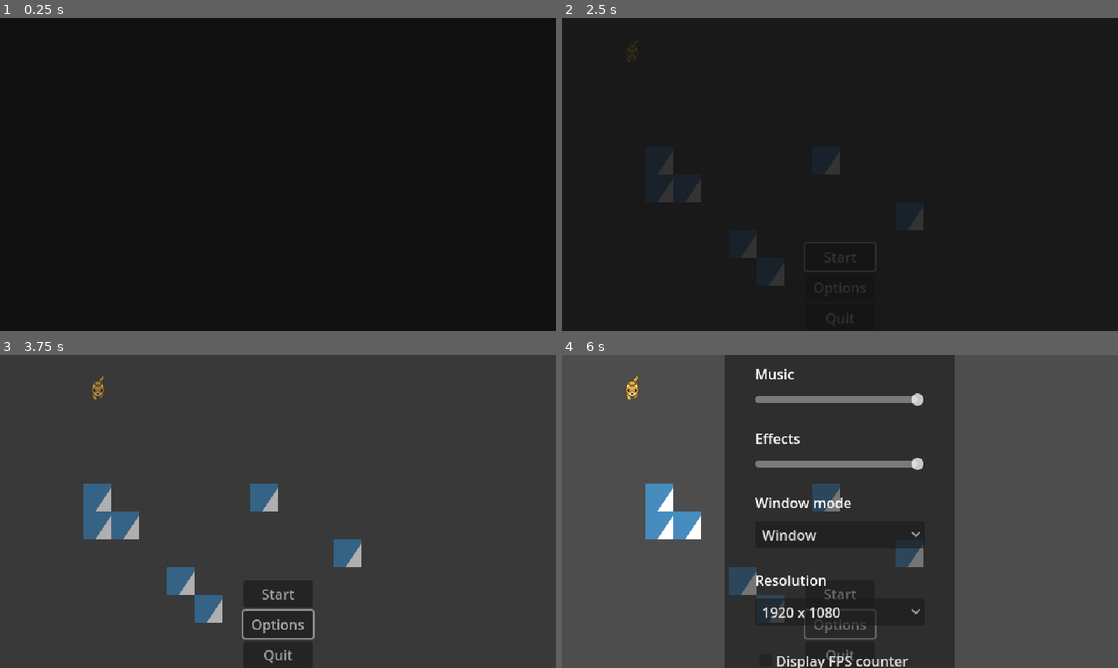
Above: before the commit, frames 1-4 (two rows, left to right).
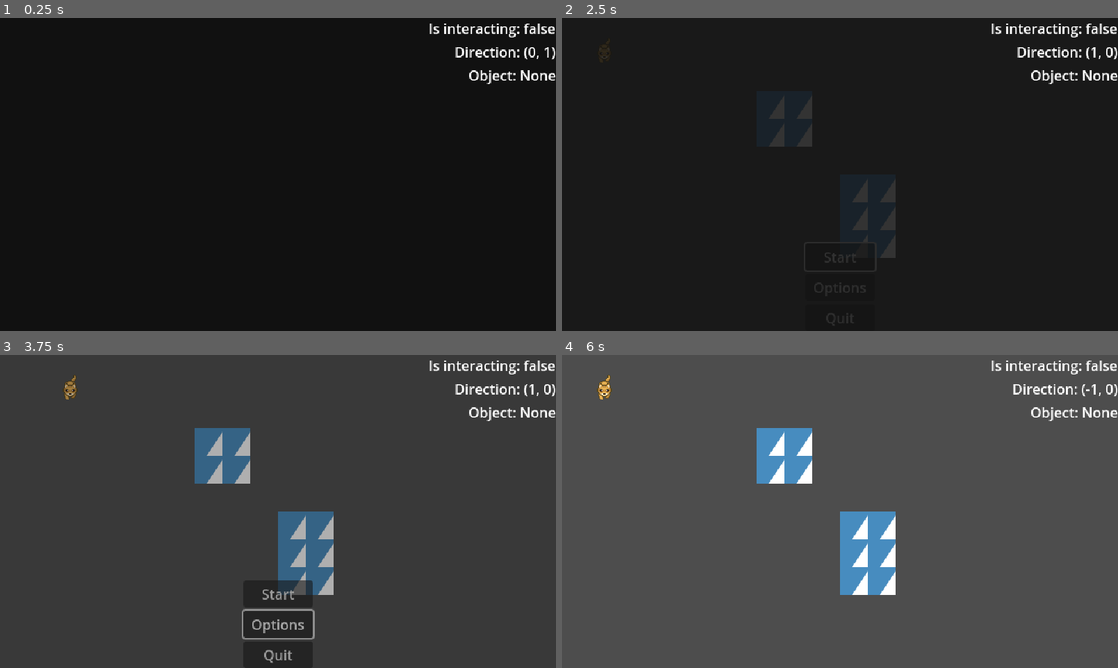
Above: after the commit, the same moments.

Repository: DSGDSR/GWJ-66
Game: Godot game, scene res://main_tree.tscn
The game is run twice, just before and just after one commit, with the same random seed, the same clock (stepped at 60 frames per second) and the same inputs. The engine's default icon, where the game draws it, is replaced by a stand-in: a white triangle on a blue panel in a dark square.
Inputs (mouse positions are in pixels of both pictures, inside the frame that each line leads up to):
- Up to frame 1 (0.25 s): no input
- Up to frame 2 (2.5 s): click "Start" at 0.5 s; click "Start" at 1.25 s; tap Enter at 2 s; hold Right (move_right) from 2.03 s (still down); hold E (interact) from 2.03 s (still down); tap Space (ui_accept) at 2.27, 2.3 s
- Up to frame 3 (3.75 s): tap Space (ui_accept) at 2.57, 2.85, 3.02, 3.32 s; release Right (move_right) at 2.78 s; release E (interact) at 2.78 s; hold Down (move_down) 2.78-3.53 s; tap E (interact) at 3.05 s; hold Right (move_right) from 3.53 s (still down); hold E (interact) from 3.53 s (still down)
- Up to frame 4 (6 s): release Right (move_right) at 4.28 s; release E (interact) at 4.28 s; hold Up (move_up) 4.28-5.03 s; tap E (interact) at 4.35 s; tap Space (ui_accept) at 5 s; hold A (move_left) 5.03-5.75 s; hold Space (ui_accept) 5.03-5.75 s; tap Escape (ui_cancel) at 5.65 s; click (840, 624) at 5.75 s, where only the run before the commit has a clickable "Options"

The runs differ from the first frame. In frame 1, 0.9% of the frame differs, in the area x 77-100%, y 1-22%; in frame 2, 2.6%; in frame 3, 8.7%; in frame 4, 43%, in the area x 6-100%, y 0-100%.

Commit message:
[feature] First movement and interaction basics

Diff:
--- /dev/null
+++ b/classes/TileObject.gd
@@ -0,0 +1,34 @@
+extends TileMap
+
+class_name TileObject
+
+@onready var _parent: Area2D = get_parent()
+
+@export var custom_name: String
+@export var test: int
+@export var hi: bool
+
+var _last_pos: Vector2
+var _first_event_emitted: bool = true
+
+
+func _ready() -> void:
+	_parent.body_entered.connect(_on_body_entered)
+
+
+func interact() -> void:
+	print("interacting with " + custom_name)
+
+
+func move(dir: Vector2):
+	_last_pos = _parent.position
+	_parent.position += dir * Constants.TILE_SIZE
+
+
+func _on_body_entered(_body) -> void:
+	if _first_event_emitted:
+		_first_event_emitted = false
+		return
+
+	HistoryManager.step_back()
+	_parent.position = _last_pos
--- a/components/DisplayModeSelector.tscn
+++ b/components/DisplayModeSelector.tscn
@@ -10,7 +10,7 @@
 
 func _populate_items() -> void:
 	for mode in Enums.WINDOW_MODE.values():
-		add_item(Enums.WINDOW_MODE_LABEL[mode], mode)
+		add_item(Constants.WINDOW_MODE_LABEL[mode], mode)
 
 func _change_window_mode(selection: Enums.WINDOW_MODE) -> void:
 	match selection:
--- a/components/FpsLimitSelector.tscn
+++ b/components/FpsLimitSelector.tscn
@@ -9,11 +9,11 @@
 	select(0) # TODO select from saved settings
 
 func _populate_items() -> void:
-	for limit in Enums.FPS_LIMIT:
+	for limit in Constants.FPS_LIMIT:
 		add_item(limit)
 
 func _on_item_selected(item: int) -> void:
-	Engine.set_max_fps(Enums.FPS_LIMIT.values()[item])
+	Engine.set_max_fps(Constants.FPS_LIMIT.values()[item])
 "
 
 [node name="FpsLimitSelector" type="OptionButton"]
--- /dev/null
+++ b/components/InteractiveObject.tscn
@@ -0,0 +1,15 @@
+[gd_scene load_steps=3 format=3 uid="uid://bunyujnl835c"]
+
+[ext_resource type="TileSet" uid="uid://d01t8lxlxav4n" path="res://tiletest.tres" id="1_tcatf"]
+[ext_resource type="Script" path="res://classes/TileObject.gd" id="2_mckkr"]
+
+[node name="InteractiveObject" type="Area2D"]
+
+[node name="TileObject" type="TileMap" parent="."]
+tile_set = ExtResource("1_tcatf")
+format = 2
+layer_0/tile_data = PackedInt32Array(0, 65537, 1, 65536, 65537, 1, 65537, 65537, 1, 1, 65537, 1)
+script = ExtResource("2_mckkr")
+custom_name = "Name"
+
+[node name="CollisionShape2D" type="CollisionShape2D" parent="."]
--- a/components/ResolutionSelector.tscn
+++ b/components/ResolutionSelector.tscn
@@ -9,11 +9,11 @@
 	select(1) # TODO select from saved settings
 
 func _populate_items() -> void:
-	for resolution in Enums.WINDOW_RESOLUTION:
+	for resolution in Constants.WINDOW_RESOLUTION:
 		add_item(resolution)
 
 func _on_item_selected(item: int) -> void:
-	DisplayServer.window_set_size(Enums.WINDOW_RESOLUTION.values()[item])
+	DisplayServer.window_set_size(Constants.WINDOW_RESOLUTION.values()[item])
 "
 
 [node name="ResolutionSelector" type="OptionButton"]
--- a/entities/Player/Player.gd
+++ b/entities/Player/Player.gd
@@ -1,36 +1,68 @@
 extends Area2D
+
+class_name Player
 
 @onready var ray = $RayCast2D
 
 var direction: Vector2 = Vector2.DOWN
+var object: TileObject = null
+var is_interacting: bool = false
+var interaction_dir: Enums.AXIS
 
-const INPUTS: Dictionary = {
-	"move_right": Vector2.RIGHT,
-	"move_left": Vector2.LEFT,
-	"move_up": Vector2.UP,
-	"move_down": Vector2.DOWN
-}
 
-func move(dir):
-	ray.target_position = INPUTS[dir] * Globals.TILE_SIZE
+func move(input: String) -> void:
+	var dir = Constants.INPUTS[input]
+
+	ray.target_position = dir * Constants.TILE_SIZE
 	ray.force_raycast_update()
-	direction = INPUTS[dir]
-	if !ray.is_colliding():
-		position += INPUTS[dir] * Globals.TILE_SIZE
-	_detect_collision()
+	direction = dir
 
-func _ready():
-	position = position.snapped(Vector2.ONE * Globals.TILE_SIZE)
-	position += Vector2.ONE * Globals.TILE_SIZE/2
+	if !is_interacting:
+		if !ray.is_colliding():
+			_move(dir)
+		_detect_collision()
+	elif _can_move_with_object(dir):
+		_move(dir)
+		object.move(dir)
 
-func _detect_collision():
+
+func _move(dir: Vector2) -> void:
+	position += dir * Constants.TILE_SIZE
+	HistoryManager.add_to_history(position)
+
+
+func _ready() -> void:
+	position = position.snapped(Vector2.ONE * Constants.TILE_SIZE)
+	position += Vector2.ONE * Constants.TILE_SIZE / 2
+
+
+func _unhandled_input(event: InputEvent) -> void:
+	if event.is_action_pressed("interact"):
+		if object and !is_interacting:
+			object.interact()
+			is_interacting = true
+			interaction_dir = Constants.DIRECTION_TO_AXIS[direction]
+		elif is_interacting:
+			is_interacting = false
+
+		get_viewport().set_input_as_handled()
+	else:
+		for dir in Constants.INPUTS.keys():
+			if event.is_action_pressed(dir):
+				move(dir)
+
+
+func _detect_collision() -> void:
 	ray.force_raycast_update()
 	var collider = ray.get_collider()
-	if collider is TileMap:
-		var tilemap = collider as TileMap
-		print(tilemap.name)
+	if collider is TileObject:
+		object = collider as TileObject
+	else:
+		object = null
 
-func _unhandled_input(event):
-	for dir in INPUTS.keys():
-		if event.is_action_pressed(dir):
-			move(dir)
+
+func _can_move_with_object(dir: Vector2) -> bool:
+	return (
+		Constants.DIRECTION_TO_AXIS[dir] == interaction_dir
+		&& (!ray.is_colliding() || ray.get_collider() == object)
+	)
--- a/entities/Player/Player.tscn
+++ b/entities/Player/Player.tscn
@@ -6,7 +6,7 @@
 [sub_resource type="RectangleShape2D" id="RectangleShape2D_mq3g2"]
 size = Vector2(32, 32)
 
-[node name="Player" type="Area2D"]
+[node name="Player" type="Area2D" groups=["Player"]]
 position = Vector2(16, 16)
 script = ExtResource("1_hbo35")
 
--- /dev/null
+++ b/global/Constants.gd
@@ -0,0 +1,44 @@
+extends Node
+
+const TILE_SIZE = 32
+
+const INPUTS: Dictionary = {
+	"move_right": Vector2.RIGHT,
+	"move_left": Vector2.LEFT,
+	"move_up": Vector2.UP,
+	"move_down": Vector2.DOWN
+}
+
+const DIRECTION_TO_AXIS: Dictionary = {
+	Vector2.UP: Enums.AXIS.Y,
+	Vector2.DOWN: Enums.AXIS.Y,
+	Vector2.RIGHT: Enums.AXIS.X,
+	Vector2.LEFT: Enums.AXIS.X
+}
+
+const FPS_LIMIT: Dictionary = {"No limit": 0, "30": 30, "60": 60, "120": 120}
+
+const WINDOW_MODE_LABEL: Dictionary = {
+	Enums.WINDOW_MODE.FULLSCREEN: "Fullscreen",
+	Enums.WINDOW_MODE.WINDOW: "Window",
+	Enums.WINDOW_MODE.BORDERLESS_FS: "Borderless fullscreen",
+	Enums.WINDOW_MODE.BORDERLESS_WINDOW: "Borderless window",
+}
+
+const WINDOW_RESOLUTION: Dictionary = {
+	"2560 × 1440": Vector2i(2560, 1440),
+	"1920 x 1080": Vector2i(1920, 1080),
+	"1600 x 900": Vector2i(1600, 900),
+	"1280 x 720": Vector2i(1280, 720),
+	"960 x 540": Vector2i(960, 540),
+	"640 x 360": Vector2i(640, 360)
+}
+
+const GAME_INPUTS: Dictionary = {
+	"ui_accept": "Accept (UI)",
+	"ui_cancel": "Go back (UI)",
+	"move_up": "Move up",
+	"move_right": "Move right",
+	"move_down": "Move down",
+	"move_left": "Move left",
+}
--- a/global/Enums.gd
+++ b/global/Enums.gd
@@ -1,45 +1,7 @@
 extends Node
 
-enum MENU_STATE {
-	START,
-	PAUSE
-}
+enum AXIS { X, Y }
 
-enum WINDOW_MODE {
-	FULLSCREEN,
-	WINDOW,
-	BORDERLESS_FS,
-	BORDERLESS_WINDOW
-}
+enum MENU_STATE { START, PAUSE }
 
-const FPS_LIMIT: Dictionary = {
-	'No limit': 0,
-	'30': 30,
-	'60': 60,
-	'120': 120
-}
-
-const WINDOW_MODE_LABEL: Dictionary = {
-	WINDOW_MODE.FULLSCREEN: 'Fullscreen',
-	WINDOW_MODE.WINDOW: 'Window',
-	WINDOW_MODE.BORDERLESS_FS: 'Borderless fullscreen',
-	WINDOW_MODE.BORDERLESS_WINDOW: 'Borderless window',
-}
-
-const WINDOW_RESOLUTION: Dictionary = {
-	'2560 × 1440': Vector2i(2560, 1440),
-	'1920 x 1080': Vector2i(1920, 1080),
-	'1600 x 900': Vector2i(1600, 900),
-	'1280 x 720': Vector2i(1280, 720),
-	'960 x 540': Vector2i(960, 540),
-	'640 x 360': Vector2i(640, 360)
-}
-
-const GAME_INPUTS: Dictionary = {
-	'ui_accept': 'Accept (UI)',
-	'ui_cancel': 'Go back (UI)',
-	'move_up': 'Move up',
-	'move_right': 'Move right',
-	'move_down': 'Move down',
-	'move_left': 'Move left',
-}
+enum WINDOW_MODE { FULLSCREEN, WINDOW, BORDERLESS_FS, BORDERLESS_WINDOW }
--- a/global/Globals.gd
+++ /dev/null
@@ -1,3 +0,0 @@
-extends Node
-
-const TILE_SIZE = 32
--- /dev/null
+++ b/global/HistoryManager.gd
@@ -0,0 +1,35 @@
+extends Node
+
+var _history: Array[Vector2] = []
+
+
+func add_to_history(pos: Vector2) -> void:
+	_history.append(pos)
+
+
+func get_last() -> Vector2:
+	if _history.size() > 0:
+		return _history[_history.size() - 1]
+	else:
+		return Vector2(0, 0)
+
+
+func get_history() -> Array[Vector2]:
+	return _history
+
+
+func clear_history() -> void:
+	if _history.size() > 0:
+		_history.clear()
+
+
+func remove_last() -> void:
+	if _history.size() > 0:
+		_history.pop_back()
+
+
+func step_back() -> void:
+	if _history.size() > 0:
+		remove_last()
+		# Get player back to previous position
+		Utils.get_player().position = get_last()
--- /dev/null
+++ b/global/Utils.gd
@@ -0,0 +1,4 @@
+extends Node
+
+func get_player() -> Player:
+    return get_tree().get_nodes_in_group("Player")[0]
--- a/main_tree.gd
+++ b/main_tree.gd
@@ -2,8 +2,12 @@
 
 @onready var controls = $Controls
 
+
 # GAME STARTS
 func _ready() -> void:
+	# Set max fps
+	Engine.set_max_fps(30)
+
 	# Run splashes and show controls
 	controls.visible = true
-	controls.run_splash()
+	controls.start_game()
--- a/main_tree.tscn
+++ b/main_tree.tscn
@@ -8,9 +8,11 @@
 [ext_resource type="Script" path="res://scripts/menu/Options.gd" id="5_7432s"]
 [ext_resource type="PackedScene" uid="uid://jvc43lqdm45i" path="res://components/OptionsTabs.tscn" id="6_rhhv7"]
 [ext_resource type="Script" path="res://scripts/NotificationManager.gd" id="8_8fdfs"]
+[ext_resource type="Script" path="res://scripts/Debug.gd" id="8_g7uam"]
 [ext_resource type="TileSet" uid="uid://d01t8lxlxav4n" path="res://tiletest.tres" id="8_n6lx3"]
 [ext_resource type="PackedScene" uid="uid://m56h5p44l5nw" path="res://entities/Player/Player.tscn" id="9_k548v"]
 [ext_resource type="Script" path="res://scripts/ConfirmationModal.gd" id="9_xo8ke"]
+[ext_resource type="PackedScene" uid="uid://bunyujnl835c" path="res://components/InteractiveObject.tscn" id="12_s07r8"]
 
 [sub_resource type="SystemFont" id="SystemFont_3xdlh"]
 
@@ -26,16 +28,22 @@
 		text = \"%d FPS\" % Engine.get_frames_per_second()
 "
 
+[sub_resource type="RectangleShape2D" id="RectangleShape2D_kj3m5"]
+size = Vector2(62, 62)
+
+[sub_resource type="RectangleShape2D" id="RectangleShape2D_8dey7"]
+size = Vector2(62, 94)
+
 [node name="MainTree" type="Node2D"]
 script = ExtResource("1_sut5g")
 metadata/_edit_vertical_guides_ = [640.0]
 metadata/_edit_horizontal_guides_ = [360.0]
 
 [node name="Controls" type="CanvasLayer" parent="."]
+script = ExtResource("1_kuwp6")
+
+[node name="Menu" type="Control" parent="Controls"]
 visible = false
-script = ExtResource("1_kuwp6")
-
-[node name="Menu" type="Control" parent="Controls"]
 layout_mode = 3
 anchors_preset = 15
 anchor_right = 1.0
@@ -140,6 +148,37 @@
 grow_vertical = 2
 expand_mode = 2
 
+[node name="Debug" type="Control" parent="Controls"]
+layout_mode = 3
+anchors_preset = 15
+anchor_right = 1.0
+anchor_bottom = 1.0
+grow_horizontal = 2
+grow_vertical = 2
+mouse_filter = 2
+script = ExtResource("8_g7uam")
+
+[node name="VBoxContainer" type="VBoxContainer" parent="Controls/Debug"]
+layout_mode = 1
+anchors_preset = 1
+anchor_left = 1.0
+anchor_right = 1.0
+offset_left = -40.0
+offset_bottom = 50.0
+grow_horizontal = 0
+
+[node name="Interaction" type="Label" parent="Controls/Debug/VBoxContainer"]
+layout_mode = 2
+size_flags_horizontal = 8
+
+[node name="Direction" type="Label" parent="Controls/Debug/VBoxContainer"]
+layout_mode = 2
+size_flags_horizontal = 8
+
+[node name="Object" type="Label" parent="Controls/Debug/VBoxContainer"]
+layout_mode = 2
+size_flags_horizontal = 8
+
 [node name="Game" type="Node2D" parent="."]
 position = Vector2(320, 180)
 
@@ -149,17 +188,31 @@
 layer_0/name = "floor"
 layer_1/name = "objects"
 layer_1/z_index = 1
-layer_1/tile_data = PackedInt32Array(-1, 65537, 1, 65538, 65537, 1, 262141, 65537, 1, 196604, 65537, 1)
+layer_1/tile_data = PackedInt32Array()
 
 [node name="Player" parent="Game/TileMap" instance=ExtResource("9_k548v")]
 z_index = 1
-position = Vector2(-304, -160)
-
-[node name="TABLE" type="TileMap" parent="Game/TileMap"]
-tile_set = ExtResource("8_n6lx3")
-rendering_quadrant_size = 32
-format = 2
-layer_0/tile_data = PackedInt32Array(65530, 65537, 1, 65529, 65537, 1, -7, 65537, 1)
+position = Vector2(-320, -160)
+
+[node name="Table" parent="Game/TileMap" instance=ExtResource("12_s07r8")]
+position = Vector2(-96, -96)
+
+[node name="TileObject" parent="Game/TileMap/Table" index="0"]
+custom_name = "Table"
+
+[node name="CollisionShape2D" parent="Game/TileMap/Table" index="1"]
+position = Vector2(32, 32)
+shape = SubResource("RectangleShape2D_kj3m5")
+
+[node name="Bed" parent="Game/TileMap" instance=ExtResource("12_s07r8")]
+
+[node name="TileObject" parent="Game/TileMap/Bed" index="0"]
+layer_0/tile_data = PackedInt32Array(0, 65537, 1, 65536, 65537, 1, 65537, 65537, 1, 1, 65537, 1, 131072, 65537, 1, 131073, 65537, 1)
+custom_name = "Bed"
+
+[node name="CollisionShape2D" parent="Game/TileMap/Bed" index="1"]
+position = Vector2(32, 48)
+shape = SubResource("RectangleShape2D_8dey7")
 
 [node name="Scripts" type="Node" parent="."]
 
@@ -172,7 +225,11 @@
 [node name="ConfirmationDialog" type="ConfirmationDialog" parent="Scripts/ConfirmationModal"]
 initial_position = 2
 
+[connection signal="pressed" from="Controls/Menu/Start/Buttons/Start" to="Controls/Menu" method="_start"]
 [connection signal="pressed" from="Controls/Menu/Start/Buttons/Options" to="Controls/Menu" method="_toggle_options" binds= [true]]
 [connection signal="pressed" from="Controls/Menu/Start/Buttons/Quit" to="Controls/Menu" method="_quit"]
 [connection signal="canceled" from="Scripts/ConfirmationModal/ConfirmationDialog" to="Scripts/ConfirmationModal" method="_on_confirmation_dialog_canceled"]
 [connection signal="confirmed" from="Scripts/ConfirmationModal/ConfirmationDialog" to="Scripts/ConfirmationModal" method="_on_confirmed"]
+
+[editable path="Game/TileMap/Table"]
+[editable path="Game/TileMap/Bed"]
--- a/project.godot
+++ b/project.godot
@@ -20,7 +20,9 @@
 [autoload]
 
 Enums="*res://global/Enums.gd"
-Globals="*res://global/Globals.gd"
+HistoryManager="*res://global/HistoryManager.gd"
+Utils="*res://global/Utils.gd"
+Constants="*res://global/Constants.gd"
 
 [display]
 
--- /dev/null
+++ b/scripts/Debug.gd
@@ -0,0 +1,13 @@
+extends Control
+
+@onready var _interaction: Label = $VBoxContainer/Interaction
+@onready var _direction: Label = $VBoxContainer/Direction
+@onready var _object: Label = $VBoxContainer/Object
+
+
+func _process(_delta) -> void:
+	# Get player by group
+	var player = get_tree().get_nodes_in_group("Player")[0]
+	_interaction.text = "Is interacting: " + str(player.is_interacting)
+	_direction.text = "Direction: " + str(player.direction)
+	_object.text = "Object: " + str(player.object.custom_name if player.object else "None")
--- a/scripts/menu/Controls.gd
+++ b/scripts/menu/Controls.gd
@@ -1,6 +1,9 @@
 extends CanvasLayer
 
-@onready var splash: Control = $Splash;
+@onready var splash: Control = $Splash
+@onready var menu: Control = $Menu
 
-func run_splash() -> void:
+
+func start_game() -> void:
+	menu.visible = true
 	splash.start()
--- a/scripts/menu/Menu.gd
+++ b/scripts/menu/Menu.gd
@@ -7,17 +7,24 @@
 func _ready() -> void:
 	menu_state = Enums.MENU_STATE.START
 
+
 func _input(event: InputEvent) -> void:
 	# Handle cancel action
-	if event.is_action_pressed('ui_cancel') && (options.visible || visible):
+	if event.is_action_pressed("ui_cancel") && (options.visible || visible):
 		get_viewport().set_input_as_handled()
 		if options.visible:
 			_toggle_options(false)
 		elif menu_state == Enums.MENU_STATE.PAUSE:
 			visible = false
 
+
 func _toggle_options(state: bool) -> void:
 	options.visible = state
 
+
+func _start() -> void:
+	visible = false
+
+
 func _quit() -> void:
 	get_tree().quit()
Not shown: 1 places in main_tree.tscn that only renumber resources
